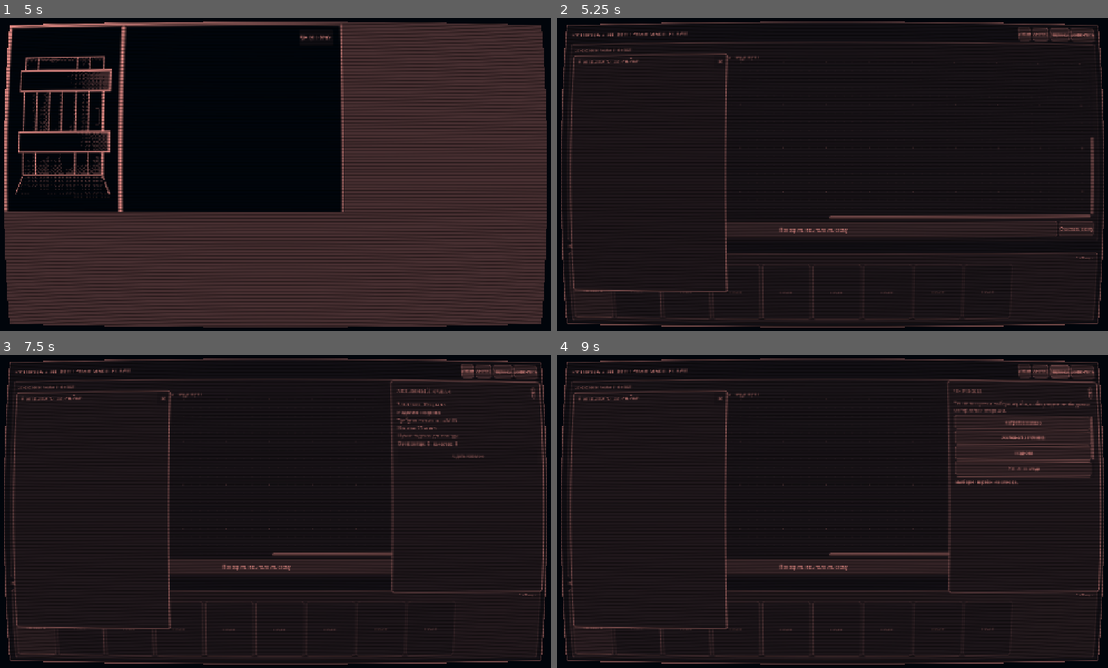
Above: before the commit, frames 1-4 (two rows, left to right).
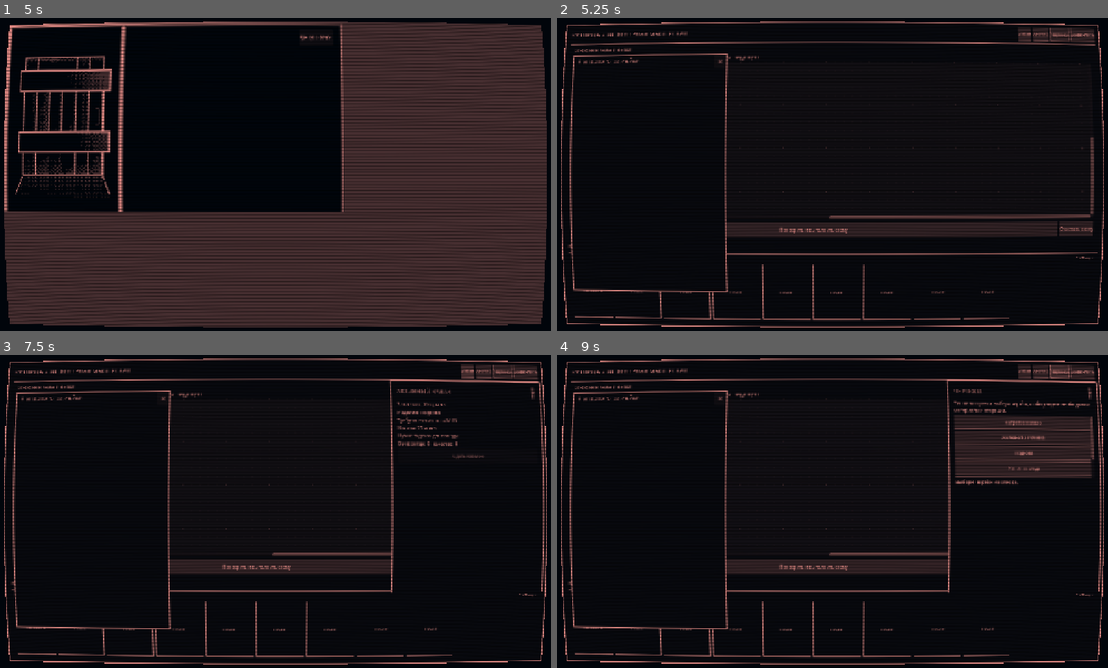
Above: after the commit, the same moments.

Repository: Blyaprint/10-ways
Game: Godot game, scene res://scenes/MainMenu.tscn
The game is run twice, just before and just after one commit, with the same random seed, the same clock (stepped at 60 frames per second) and the same inputs.
Inputs (mouse positions are in pixels of both pictures, inside the frame that each line leads up to):
- Up to frame 1 (5 s): click "New game" at 0.5 s; click "Далее" at 1.25 s; click "Далее" at 2 s; click "Далее" at 2.75 s; tap Enter at 3.5 s; move the mouse to (396, 158) at 3.52 s; click (396, 158) at 3.67 s; click "Принять заказ" at 4.25 s
- Up to frame 2 (5.25 s): click "Go to Forge" at 5 s
- Up to frame 3 (7.5 s): click "Go to Door" at 5.75 s; click "Go to Door" at 6.5 s; click "Заказ" at 7.25 s
- Up to frame 4 (9 s): click "Анализ" at 8 s; click "Чертежи" at 8.75 s

Frame 1 is identical in both runs. In frame 2, 7.1% of the frame differs, in the area x 0-100%, y 1-99%; in frame 3, 7.6%; in frame 4, 7.9%.

Commit message:
Apply monochrome pixel styling and reliable inventory drop targets

Diff:
--- a/scripts/EngineeringWorkbenchUI.gd
+++ b/scripts/EngineeringWorkbenchUI.gd
@@ -50,6 +50,18 @@
 			host.call("drop_to_card", payload, data)
 
 
+
+
+
+class InventoryDropWindow extends PanelContainer:
+	var host: Control
+
+	func _can_drop_data(_at_position: Vector2, data: Variant) -> bool:
+		return host != null and host.call("can_drop_to_zone", "inventory", data)
+
+	func _drop_data(_at_position: Vector2, data: Variant) -> void:
+		if host != null:
+			host.call("drop_to_zone", "inventory", data)
 
 class CardArtwork extends Control:
 	var item_id := ""
@@ -110,7 +122,7 @@
 
 	var backdrop := PanelContainer.new()
 	backdrop.set_anchors_and_offsets_preset(Control.PRESET_FULL_RECT)
-	backdrop.add_theme_stylebox_override("panel", _style(Color("#17130f"), Color("#a77b45"), 2))
+	backdrop.add_theme_stylebox_override("panel", _style(Color("#080808"), Color("#f4f0df"), 2))
 	add_child(backdrop)
 
 	var margins := MarginContainer.new()
@@ -124,7 +136,7 @@
 
 	var header := HBoxContainer.new()
 	root.add_child(header)
-	var heading := _label("КУЗНИЦА  /  ИНЖЕНЕРНАЯ МАСТЕРСКАЯ", 14, Color("#f0d6a5"))
+	var heading := _label("КУЗНИЦА  /  ИНЖЕНЕРНАЯ МАСТЕРСКАЯ", 14, Color("#f4f0df"))
 	heading.size_flags_horizontal = Control.SIZE_EXPAND_FILL
 	heading.size_flags_stretch_ratio = 1.0
 	header.add_child(heading)
@@ -142,7 +154,7 @@
 	var work_panel := PanelContainer.new()
 	work_panel.size_flags_vertical = Control.SIZE_EXPAND_FILL
 	work_panel.size_flags_horizontal = Control.SIZE_EXPAND_FILL
-	work_panel.add_theme_stylebox_override("panel", _style(Color("#211a15"), Color("#725638"), 1))
+	work_panel.add_theme_stylebox_override("panel", _style(Color("#080808"), Color("#f4f0df"), 1))
 	root.add_child(work_panel)
 	var work_margin := MarginContainer.new()
 	for pair in [["margin_left", 10], ["margin_right", 10], ["margin_top", 8], ["margin_bottom", 8]]:
@@ -151,8 +163,8 @@
 	var work_body := VBoxContainer.new()
 	work_body.add_theme_constant_override("separation", 5)
 	work_margin.add_child(work_body)
-	work_body.add_child(_label("ИНЖЕНЕРНАЯ СХЕМА", 13, Color("#c99b60")))
-	graph_hint = _label("Перетащи карты из руки на поле. Соединяй выход одного узла со входом следующего.", 10, Color("#b8a58d"))
+	work_body.add_child(_label("ИНЖЕНЕРНАЯ СХЕМА", 13, Color("#f4f0df")))
+	graph_hint = _label("Перетащи карты из руки на поле. Соединяй выход одного узла со входом следующего.", 10, Color("#f4f0df"))
 	graph_hint.autowrap_mode = TextServer.AUTOWRAP_WORD_SMART
 	work_body.add_child(graph_hint)
 	graph = GraphCanvas.new()
@@ -179,9 +191,9 @@
 	clear_button.pressed.connect(_clear_graph)
 	graph_buttons.add_child(clear_button)
 
-	report_label = _label("", 10, Color("#d9c5a5"))
+	report_label = _label("", 10, Color("#f4f0df"))
 	report_label.visible = false
-	status_label = _label("Перетащи ресурсы и карты действий из инвентаря в руку.", 10, Color("#e7c78d"))
+	status_label = _label("Перетащи ресурсы и карты действий из инвентаря в руку.", 10, Color("#f4f0df"))
 	status_label.autowrap_mode = TextServer.AUTOWRAP_WORD_SMART
 	root.add_child(status_label)
 
@@ -189,7 +201,7 @@
 	hand_zone.host = self
 	hand_zone.zone_kind = "hand"
 	hand_zone.custom_minimum_size.y = 150
-	hand_zone.add_theme_stylebox_override("panel", _style(Color("#302219"), Color("#987044"), 1))
+	hand_zone.add_theme_stylebox_override("panel", _style(Color("#080808"), Color("#f4f0df"), 1))
 	root.add_child(hand_zone)
 	var hand_margin := MarginContainer.new()
 	for pair in [["margin_left", 8], ["margin_right", 8], ["margin_top", 6], ["margin_bottom", 6]]:
@@ -200,8 +212,8 @@
 	hand_margin.add_child(hand_body)
 	var hand_header := HBoxContainer.new()
 	hand_body.add_child(hand_header)
-	hand_header.add_child(_label("РУКА · 8 СЛОТОВ", 11, Color("#c99b60")))
-	hand_count_label = _label("", 9, Color("#b8a58d"))
+	hand_header.add_child(_label("РУКА · 8 СЛОТОВ", 11, Color("#f4f0df")))
+	hand_count_label = _label("", 9, Color("#f4f0df"))
 	hand_count_label.size_flags_horizontal = Control.SIZE_EXPAND_FILL
 	hand_count_label.horizontal_alignment = HORIZONTAL_ALIGNMENT_RIGHT
 	hand_header.add_child(hand_count_label)
@@ -212,8 +224,9 @@
 	discard_zone.host = self
 	discard_zone.zone_kind = "discard"
 	discard_zone.custom_minimum_size = Vector2(95, 30)
-	discard_zone.add_theme_stylebox_override("panel", _style(Color("#482321"), Color("#a45b4f"), 1))
-	var discard_label := _label("СБРОСИТЬ", 9, Color("#e2b0a0"))
+	discard_zone.add_theme_stylebox_override("panel", _style(Color("#080808"), Color("#f4f0df"), 1))
+	var discard_label := _label("СБРОСИТЬ", 9, Color("#f4f0df"))
+	discard_label.mouse_filter = Control.MOUSE_FILTER_IGNORE
 	discard_label.horizontal_alignment = HORIZONTAL_ALIGNMENT_CENTER
 	discard_zone.add_child(discard_label)
 	hand_row.add_child(discard_zone)
@@ -230,12 +243,13 @@
 
 
 func _build_inventory_window() -> void:
-	inventory_window = PanelContainer.new()
+	inventory_window = InventoryDropWindow.new()
+	inventory_window.host = self
 	inventory_window.position = Vector2(24, 76)
 	inventory_window.custom_minimum_size = Vector2(370, 560)
 	inventory_window.size = Vector2(370, 560)
 	inventory_window.z_index = 10
-	inventory_window.add_theme_stylebox_override("panel", _style(Color("#292019"), Color("#c09258"), 2))
+	inventory_window.add_theme_stylebox_override("panel", _style(Color("#080808"), Color("#f4f0df"), 2))
 	add_child(inventory_window)
 
 	var body := VBoxContainer.new()
@@ -245,9 +259,9 @@
 	drag_bar.custom_minimum_size.y = 28
 	drag_bar.target = inventory_window
 	drag_bar.mouse_filter = Control.MOUSE_FILTER_STOP
-	drag_bar.add_theme_stylebox_override("panel", _style(Color("#493321"), Color("#987044"), 1))
+	drag_bar.add_theme_stylebox_override("panel", _style(Color("#080808"), Color("#f4f0df"), 1))
 	body.add_child(drag_bar)
-	var title := _label("⠿  ИНВЕНТАРЬ · 32 ЯЧЕЙКИ", 11, Color("#f0d6a5"))
+	var title := _label("⠿  ИНВЕНТАРЬ · 32 ЯЧЕЙКИ", 11, Color("#f4f0df"))
 	title.position = Vector2(8, 5)
 	title.mouse_filter = Control.MOUSE_FILTER_IGNORE
 	drag_bar.add_child(title)
@@ -286,7 +300,7 @@
 	drawer.offset_bottom = -170
 	drawer.z_index = 20
 	drawer.visible = false
-	drawer.add_theme_stylebox_override("panel", _style(Color("#292019"), Color("#c09258"), 2))
+	drawer.add_theme_stylebox_override("panel", _style(Color("#080808"), Color("#f4f0df"), 2))
 	add_child(drawer)
 	var margin := MarginContainer.new()
 	for pair in [["margin_left", 12], ["margin_right", 12], ["margin_top", 10], ["margin_bottom", 10]]:
@@ -297,7 +311,7 @@
 	margin.add_child(body)
 	var header := HBoxContainer.new()
 	body.add_child(header)
-	drawer_title = _label("АКТИВНЫЙ ЗАКАЗ", 14, Color("#f0d6a5"))
+	drawer_title = _label("АКТИВНЫЙ ЗАКАЗ", 14, Color("#f4f0df"))
 	drawer_title.size_flags_horizontal = Control.SIZE_EXPAND_FILL
 	header.add_child(drawer_title)
 	var close_button := _button("×", 28)
@@ -338,18 +352,18 @@
 
 func _add_order_content() -> void:
 	if current_order == null:
-		drawer_content.add_child(_label("Сейчас нет активного заказа.", 11, Color("#d9c5a5")))
+		drawer_content.add_child(_label("Сейчас нет активного заказа.", 11, Color("#f4f0df")))
 		return
 	var item_id := current_order.item_id
-	drawer_content.add_child(_label("Заказчик: %s" % current_order.client_name, 12, Color("#f0d6a5")))
-	drawer_content.add_child(_label("Изделие: %s" % MATERIALS.get(item_id, {}).get("name", item_id), 11, Color("#d9c5a5")))
-	drawer_content.add_child(_label("Требуемое качество: %d/100" % current_order.required_quality, 10, Color("#d9c5a5")))
-	drawer_content.add_child(_label("Награда: %d монет" % current_order.reward_money, 10, Color("#d9c5a5")))
-	var description := _label(current_order.description, 10, Color("#b8a58d"))
+	drawer_content.add_child(_label("Заказчик: %s" % current_order.client_name, 12, Color("#f4f0df")))
+	drawer_content.add_child(_label("Изделие: %s" % MATERIALS.get(item_id, {}).get("name", item_id), 11, Color("#f4f0df")))
+	drawer_content.add_child(_label("Требуемое качество: %d/100" % current_order.required_quality, 10, Color("#f4f0df")))
+	drawer_content.add_child(_label("Награда: %d монет" % current_order.reward_money, 10, Color("#f4f0df")))
+	var description := _label(current_order.description, 10, Color("#f4f0df"))
 	description.autowrap_mode = TextServer.AUTOWRAP_WORD_SMART
 	drawer_content.add_child(description)
 	var quality := int(item_qualities.get(item_id, 0))
-	drawer_content.add_child(_label("В инвентаре: %d · качество: %d" % [int(inventory.get(item_id, 0)), quality], 10, Color("#d9c5a5")))
+	drawer_content.add_child(_label("В инвентаре: %d · качество: %d" % [int(inventory.get(item_id, 0)), quality], 10, Color("#f4f0df")))
 	var deliver := _button("Сдать изделие", 36)
 	deliver.disabled = int(inventory.get(item_id, 0)) <= 0
 	deliver.pressed.connect(_on_delivery_pressed)
@@ -357,7 +371,7 @@
 
 
 func _add_analysis_content() -> void:
-	var intro := _label("Отчёт появляется после сдачи заказа. Записи сохраняются между запусками игры.", 10, Color("#b8a58d"))
+	var intro := _label("Отчёт появляется после сдачи заказа. Записи сохраняются между запусками игры.", 10, Color("#f4f0df"))
 	intro.autowrap_mode = TextServer.AUTOWRAP_WORD_SMART
 	drawer_content.add_child(intro)
 	var scroll := ScrollContainer.new()
@@ -368,7 +382,7 @@
 	history_list.add_theme_constant_override("separation", 5)
 	scroll.add_child(history_list)
 	if history.is_empty():
-		history_list.add_child(_label("История пока пуста.", 10, Color("#d9c5a5")))
+		history_list.add_child(_label("История пока пуста.", 10, Color("#f4f0df")))
 		return
 	for index in range(history.size() - 1, -1, -1):
 		var record: Dictionary = history[index]
@@ -399,13 +413,13 @@
 		"Цепочка: %s" % ", ".join(PackedStringArray(record.get("recipe_chain", []))),
 		"Результат: %s" % str(record.get("result", "Заказ сдан"))
 	]:
-		var label := _label(line, 10, Color("#d9c5a5"))
+		var label := _label(line, 10, Color("#f4f0df"))
 		label.autowrap_mode = TextServer.AUTOWRAP_WORD_SMART
 		drawer_content.add_child(label)
 
 
 func _add_blueprints_content() -> void:
-	var note := _label("Тестовая справка: выбери чертёж, чтобы увидеть необходимые материалы и операции.", 10, Color("#b8a58d"))
+	var note := _label("Тестовая справка: выбери чертёж, чтобы увидеть необходимые материалы и операции.", 10, Color("#f4f0df"))
 	note.autowrap_mode = TextServer.AUTOWRAP_WORD_SMART
 	drawer_content.add_child(note)
 	var scroll := ScrollContainer.new()
@@ -422,7 +436,7 @@
 		button.size_flags_horizontal = Control.SIZE_EXPAND_FILL
 		button.pressed.connect(_select_blueprint.bind(str(recipe_id)))
 		list.add_child(button)
-	blueprint_detail = _label("Выбери чертёж из списка.", 11, Color("#f0d6a5"))
+	blueprint_detail = _label("Выбери чертёж из списка.", 11, Color("#f4f0df"))
 	blueprint_detail.autowrap_mode = TextServer.AUTOWRAP_WORD_SMART
 	drawer_content.add_child(blueprint_detail)
 	if blueprint_selected != "":
@@ -446,6 +460,15 @@
 		int(recipe.get("coal_cost", 0))
 	]
 
+
+
+func _style(fill: Color, border: Color, border_width: int) -> StyleBoxFlat:
+	var box := StyleBoxFlat.new()
+	box.bg_color = fill
+	box.border_color = border
+	box.set_border_width_all(border_width)
+	box.set_corner_radius_all(0)
+	return box
 
 func _make_drag_preview(title: String, subtitle: String, symbol: String, preview_size: Vector2, payload: Dictionary) -> Control:
 	return _make_visual_card(payload, title, subtitle, symbol, Color("#ffffff"), preview_size)
@@ -480,7 +503,7 @@
 	art_frame.custom_minimum_size.y = 55 if card_size.x < 90 else 68
 	var art_style := StyleBoxFlat.new()
 	art_style.bg_color = Color("#171717")
-	art_style.border_color = Color("#777777")
+	art_style.border_color = Color("#f4f0df")
 	art_style.set_border_width_all(1)
 	art_frame.add_theme_stylebox_override("panel", art_style)
 	art_frame.mouse_filter = Control.MOUSE_FILTER_IGNORE
@@ -495,7 +518,7 @@
 	name_label.autowrap_mode = TextServer.AUTOWRAP_WORD_SMART
 	name_label.mouse_filter = Control.MOUSE_FILTER_IGNORE
 	body.add_child(name_label)
-	var sub_label := _label(subtitle, 7 if card_size.x < 90 else 8, Color("#bdb9ad"))
+	var sub_label := _label(subtitle, 7 if card_size.x < 90 else 8, Color("#f4f0df"))
 	sub_label.horizontal_alignment = HORIZONTAL_ALIGNMENT_CENTER
 	sub_label.autowrap_mode = TextServer.AUTOWRAP_WORD_SMART
 	sub_label.mouse_filter = Control.MOUSE_FILTER_IGNORE
@@ -523,15 +546,15 @@
 				var data: Dictionary = MATERIALS.get(id, {})
 				var quality := int(item_qualities.get(id, data.get("quality", 0)))
 				var payload := {"origin": "inventory", "kind": "resource", "id": id, "quality": quality}
-				inventory_grid.add_child(_make_visual_card(payload, "%s ×%d" % [data.get("name", id), int(entry.count)], "Качество %d" % quality, "◆", Color("#bd9259"), Vector2(76, 94)))
+				inventory_grid.add_child(_make_visual_card(payload, "%s ×%d" % [data.get("name", id), int(entry.count)], "Качество %d" % quality, "◆", Color("#f4f0df"), Vector2(76, 94)))
 			else:
 				var action_data: Dictionary = ACTIONS.get(id, {})
 				var payload := {"origin": "inventory", "kind": "action", "id": id}
-				inventory_grid.add_child(_make_visual_card(payload, str(action_data.get("name", id)), "Карта действия", str(action_data.get("symbol", "⚒")), Color("#80a88a"), Vector2(34, 62)))
+				inventory_grid.add_child(_make_visual_card(payload, str(action_data.get("name", id)), "Карта действия", str(action_data.get("symbol", "⚒")), Color("#f4f0df"), Vector2(34, 62)))
 		else:
 			var empty := PanelContainer.new()
 			empty.custom_minimum_size = Vector2(76, 94)
-			empty.add_theme_stylebox_override("panel", _style(Color("#211a15"), Color("#5c4934"), 1))
+			empty.add_theme_stylebox_override("panel", _style(Color("#080808"), Color("#f4f0df"), 1))
 			inventory_grid.add_child(empty)
 
 
@@ -548,19 +571,20 @@
 				var material: Dictionary = MATERIALS.get(id, {})
 				var quality := int(data.get("quality", 0))
 				var payload := {"origin": "hand", "kind": "resource", "id": id, "uid": data.uid}
-				hand_list.add_child(_make_visual_card(payload, str(material.get("name", id)), "Ресурс · качество %d" % quality, "◆", Color("#bd9259"), HAND_CARD_SIZE))
+				hand_list.add_child(_make_visual_card(payload, str(material.get("name", id)), "Ресурс · качество %d" % quality, "◆", Color("#f4f0df"), HAND_CARD_SIZE))
 			else:
 				var action: Dictionary = ACTIONS.get(id, {})
 				var payload := {"origin": "hand", "kind": "action", "id": id, "uid": data.uid}
-				hand_list.add_child(_make_visual_card(payload, str(action.get("name", id)), "Действие · многоразовое", str(action.get("symbol", "⚒")), Color("#80a88a"), HAND_CARD_SIZE))
+				hand_list.add_child(_make_visual_card(payload, str(action.get("name", id)), "Действие · многоразовое", str(action.get("symbol", "⚒")), Color("#f4f0df"), HAND_CARD_SIZE))
 		else:
 			var empty := DropZone.new()
 			empty.host = self
 			empty.zone_kind = "hand"
 			empty.custom_minimum_size = HAND_CARD_SIZE
-			empty.add_theme_stylebox_override("panel", _style(Color("#241d17"), Color("#66513a"), 1))
-			var label := _label("ПУСТО", 8, Color("#88745d"))
+			empty.add_theme_stylebox_override("panel", _style(Color("#080808"), Color("#f4f0df"), 1))
+			var label := _label("ПУСТО", 8, Color("#f4f0df"))
 			label.horizontal_alignment = HORIZONTAL_ALIGNMENT_CENTER
+			label.mouse_filter = Control.MOUSE_FILTER_IGNORE
 			empty.add_child(label)
 			hand_list.add_child(empty)
 	if hand_count_label != null:
